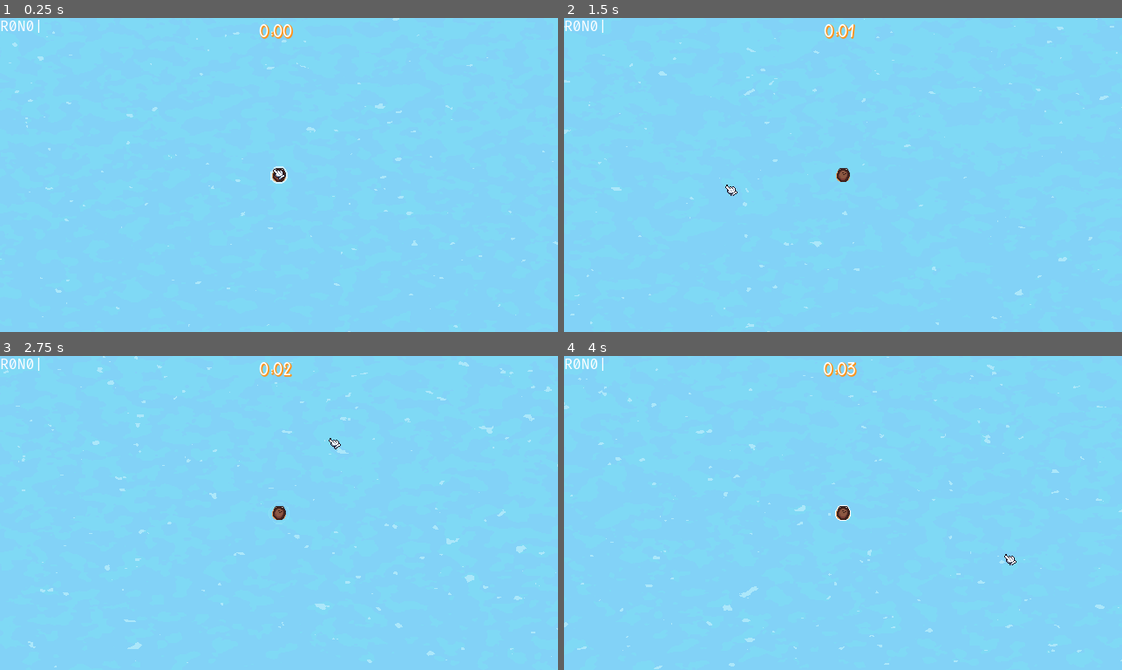
Above: before the commit, frames 1-4 (two rows, left to right).
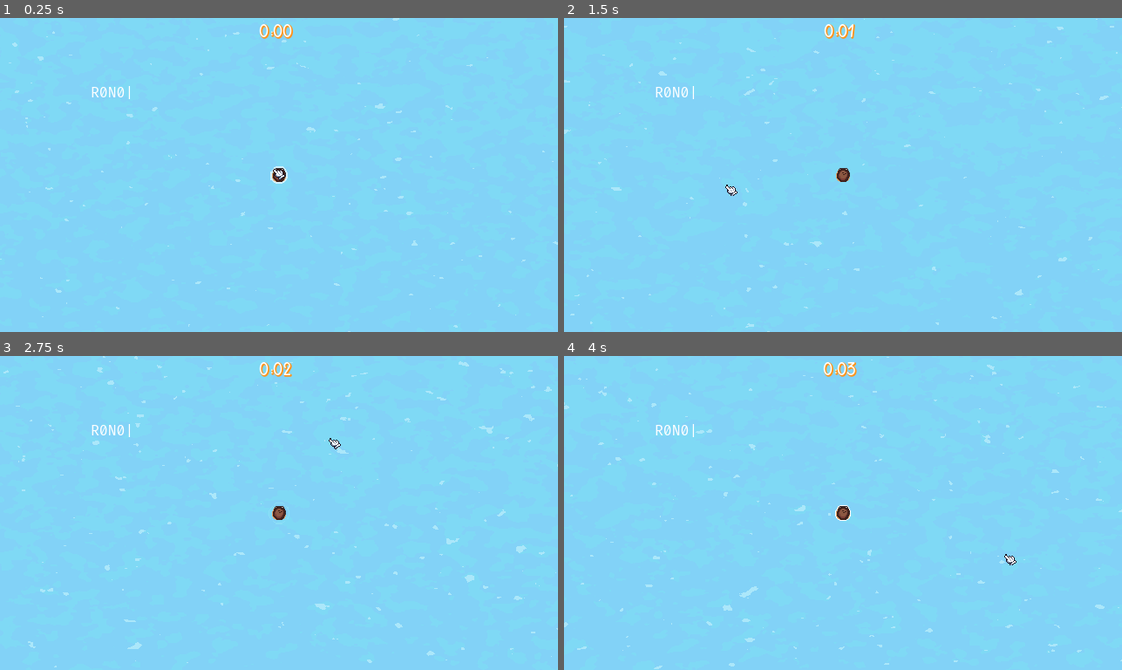
Above: after the commit, the same moments.

Repository: ninesliced/micro-jam-061
Game: Godot game, scene res://src/scripts/game/game.tscn
Same seed, same stepped clock (60 frames per second), same inputs: the game is played once before the commit and once after it. This scene is started directly instead of the project's main scene.
Inputs (mouse positions are in pixels of both pictures, inside the frame that each line leads up to):
- Up to frame 1 (0.25 s): no input
- Up to frame 2 (1.5 s): tap Enter at 0.5 s; move the mouse to (965, 159) at 0.52 s; click (965, 159) at 0.67 s; tap Space at 0.77 s; move the mouse to (731, 190) at 1.27 s; click (731, 190) at 1.42 s
- Up to frame 3 (2.75 s): tap Space at 1.52 s; move the mouse to (334, 443) at 2.02 s; click (334, 443) at 2.17 s
- Up to frame 4 (4 s): move the mouse to (815, 575) at 2.77 s; click (815, 575) at 2.92 s; tap Space at 3.02, 3.77 s; move the mouse to (1010, 560) at 3.52 s; click (1010, 560) at 3.67 s

The runs differ from the first frame. In frame 1, 0.2% of the frame differs, in the area x 0-24%, y 0-26%; in frame 2, 0.2%; in frame 3, 0.2%; in frame 4, 0.2%.

Commit message:
sharks flipping

Diff:
--- a/shark.gd
+++ b/shark.gd
@@ -27,7 +27,9 @@
 
 func _physics_process(delta):
 	if is_moving:
+
 		sprite.texture = swimming_sprite
+		sprite.scale = Vector2(1, 1)
 		# Calculate direction from body to target
 		var direction = global_position.direction_to(target)
 		var velocity : Vector2 = direction * acceleration
@@ -51,10 +53,14 @@
 
 		sprite.global_position = round(global_position)
 		sprite.rotation = global_transform.inverse().get_rotation()
+		if velocity.x < 0: sprite.flip_h = velocity.x < 0
 	elif is_sharking:
+		sprite.scale = Vector2(0.2, 0.2)
+		sprite.flip_h = false
 		sprite.texture = sharking_sprite
 		sprite.rotation = get_angle_to(sharking_targets[0].global_pos)
 		target_sprite.global_position = sharking_targets[0].global_pos
+
 func update_sharking_behavior()->void:
 	if sharking_targets.is_empty():
 		is_sharking = false
--- a/shark.tscn
+++ b/shark.tscn
@@ -1,7 +1,7 @@
 [gd_scene format=3 uid="uid://dnulvn7spfcp3"]
 
 [ext_resource type="Script" uid="uid://be61jovh74joi" path="res://shark.gd" id="1_d5pdq"]
-[ext_resource type="Texture2D" uid="uid://bsxonklff7rji" path="res://src/scripts/block/element/shark_smol.png" id="2_d5pdq"]
+[ext_resource type="Texture2D" uid="uid://jm60m487jgm7" path="res://src/scripts/block/element/shark_rock.png" id="2_l26on"]
 [ext_resource type="Texture2D" uid="uid://ct1l7j2vft3mm" path="res://src/Assets/shark_fin.png" id="3_k17ol"]
 [ext_resource type="Texture2D" uid="uid://b5aovhmcol56m" path="res://src/Assets/seed.png" id="4_uce6o"]
 [ext_resource type="Texture2D" uid="uid://4xf54vrulyey" path="res://src/scripts/block/item/nexus.png" id="5_l26on"]
@@ -20,7 +20,7 @@
 script = ExtResource("1_d5pdq")
 tile_detector = NodePath("TileDetector")
 target_sprite = NodePath("target_sprite")
-sharking_sprite = ExtResource("2_d5pdq")
+sharking_sprite = ExtResource("2_l26on")
 swimming_sprite = ExtResource("3_k17ol")
 
 [node name="Sprite2D" type="Sprite2D" parent="." unique_id=1930518441]
@@ -39,10 +39,12 @@
 shape = SubResource("CircleShape2D_tqlge")
 
 [node name="Sprite2D" type="Sprite2D" parent="TileDetector" unique_id=1716466873]
+visible = false
 position = Vector2(11, 0)
 texture = ExtResource("4_uce6o")
 
 [node name="target_sprite" type="Sprite2D" parent="." unique_id=2011074338]
+visible = false
 scale = Vector2(0.4, 0.4)
 texture = ExtResource("5_l26on")
 
--- a/src/scripts/block/element/rock.tres
+++ b/src/scripts/block/element/rock.tres
@@ -7,6 +7,4 @@
 name = "Rock"
 terrain = 2
 tile_map_layer = "GrassLayer"
-erosion_proba = 1.0
-erosion_max = 8
 metadata/_custom_type_script = "uid://cvu4shs4ydd2q"
--- a/src/scripts/game/game.tscn
+++ b/src/scripts/game/game.tscn
@@ -167,10 +167,10 @@
 
 [node name="Debeugue" type="Label" parent="." unique_id=637421362]
 unique_name_in_owner = true
-offset_left = -312.0
-offset_top = -172.0
-offset_right = 129.0
-offset_bottom = 87.0
+offset_left = -208.0
+offset_top = -96.0
+offset_right = 233.0
+offset_bottom = 163.0
 text = "."
 label_settings = SubResource("LabelSettings_v2t2l")
 
Binary file changed: src/Assets/shark_fin.png
Binary file changed: src/scripts/block/element/shark_rock.aseprite
Binary file added: src/scripts/block/element/shark_rock.png
Not shown, added: src/scripts/block/element/shark_rock.png.import
